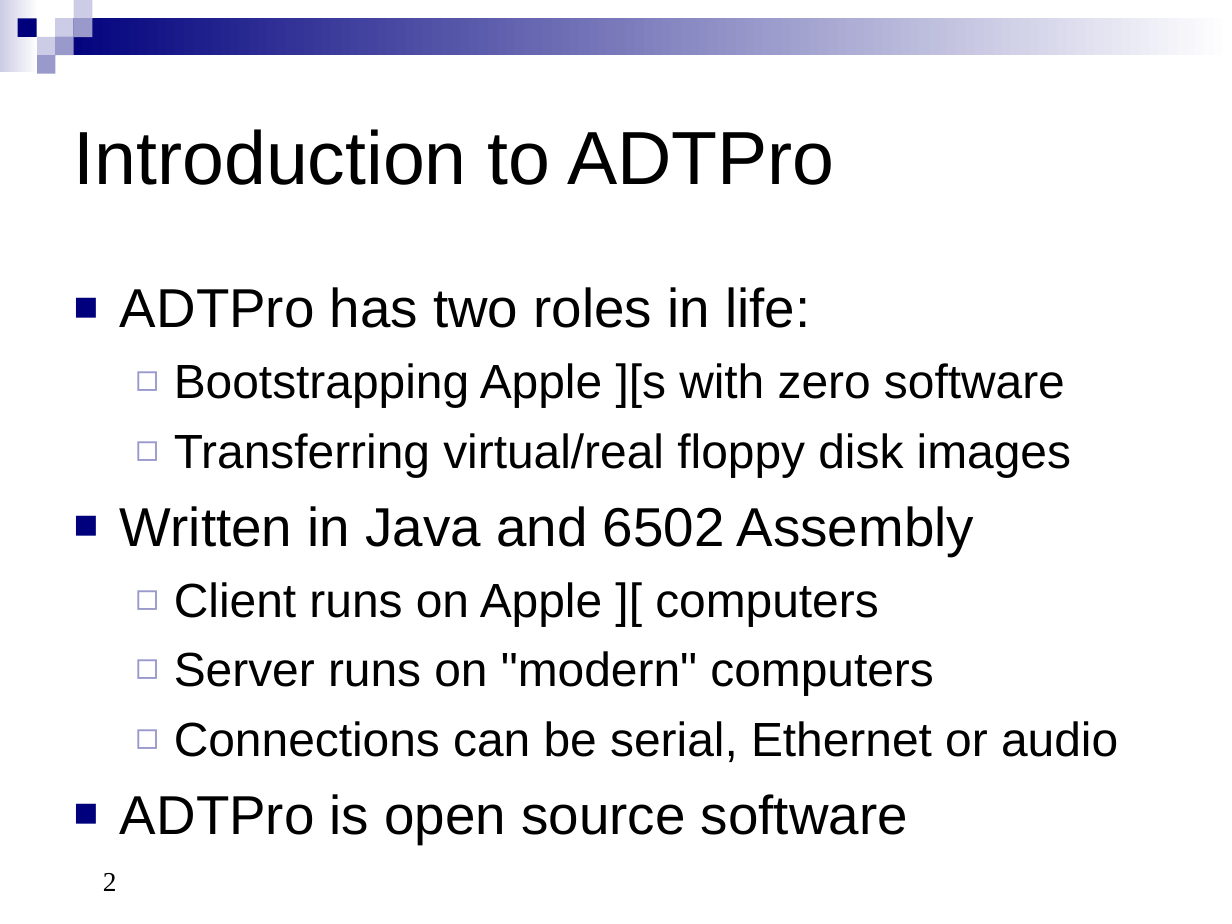
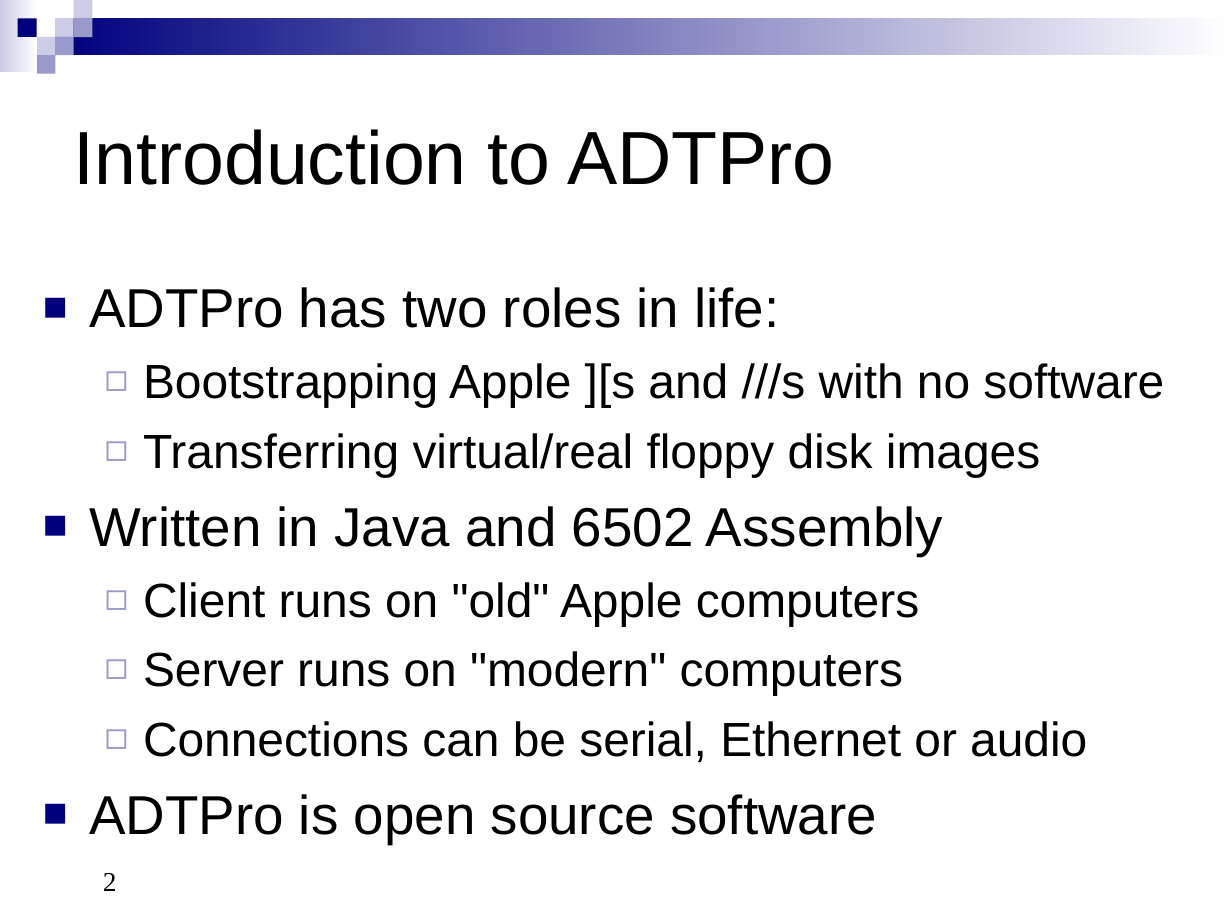
Before and after one commit to knghtbrd/adtpro, a slide deck: slide 2 of doc/src/site/resources/ADTProIntro.ppt. Drawn at 1232x924 pixels with LibreOffice and Linux fonts; fonts in the diff are those of the drawing. Boxes give left, top, right and bottom in pixels: in the first picture for what was removed or moved away, otherwise in the second. Text is boxed around its words. In the diff, an @@ line names an element or a change of style, - is before the commit and + after.

```diff
--- a/doc/src/site/resources/ADTProIntro.ppt
+++ b/doc/src/site/resources/ADTProIntro.ppt
@@ text "ADTPro has two roles in ..." moved from (x1=120, y1=287, x2=1118, y2=844) to (x1=89, y1=287, x2=1164, y2=844) @@
@@ text at (x1=143, y1=363, x2=1164, y2=407): text changed @@
-  ◻ Bootstrapping Apple ][s with zero software
+  ◻ Bootstrapping Apple ][s and ///s with no software
@@ text at (x1=143, y1=582, x2=919, y2=626): text changed @@
-  ◻ Client runs on Apple ][ computers
+  ◻ Client runs on "old" Apple computers
```
Also in this commit, not shown: 4 other slides changed, 1 slide added, 1 slide removed.
